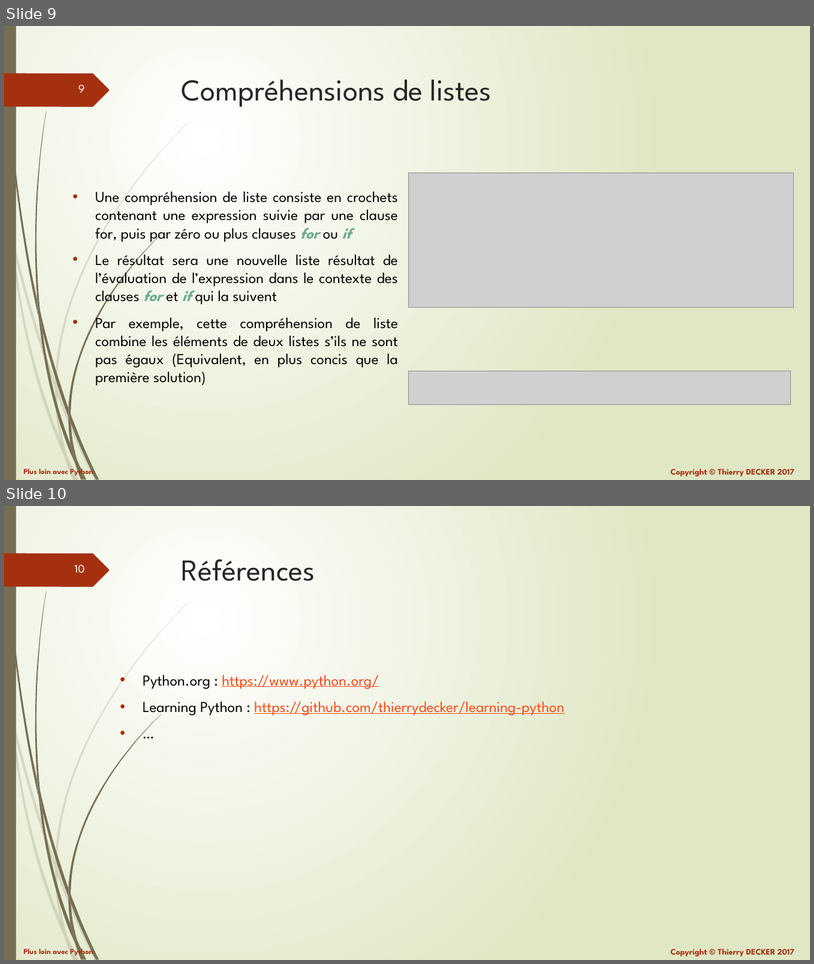
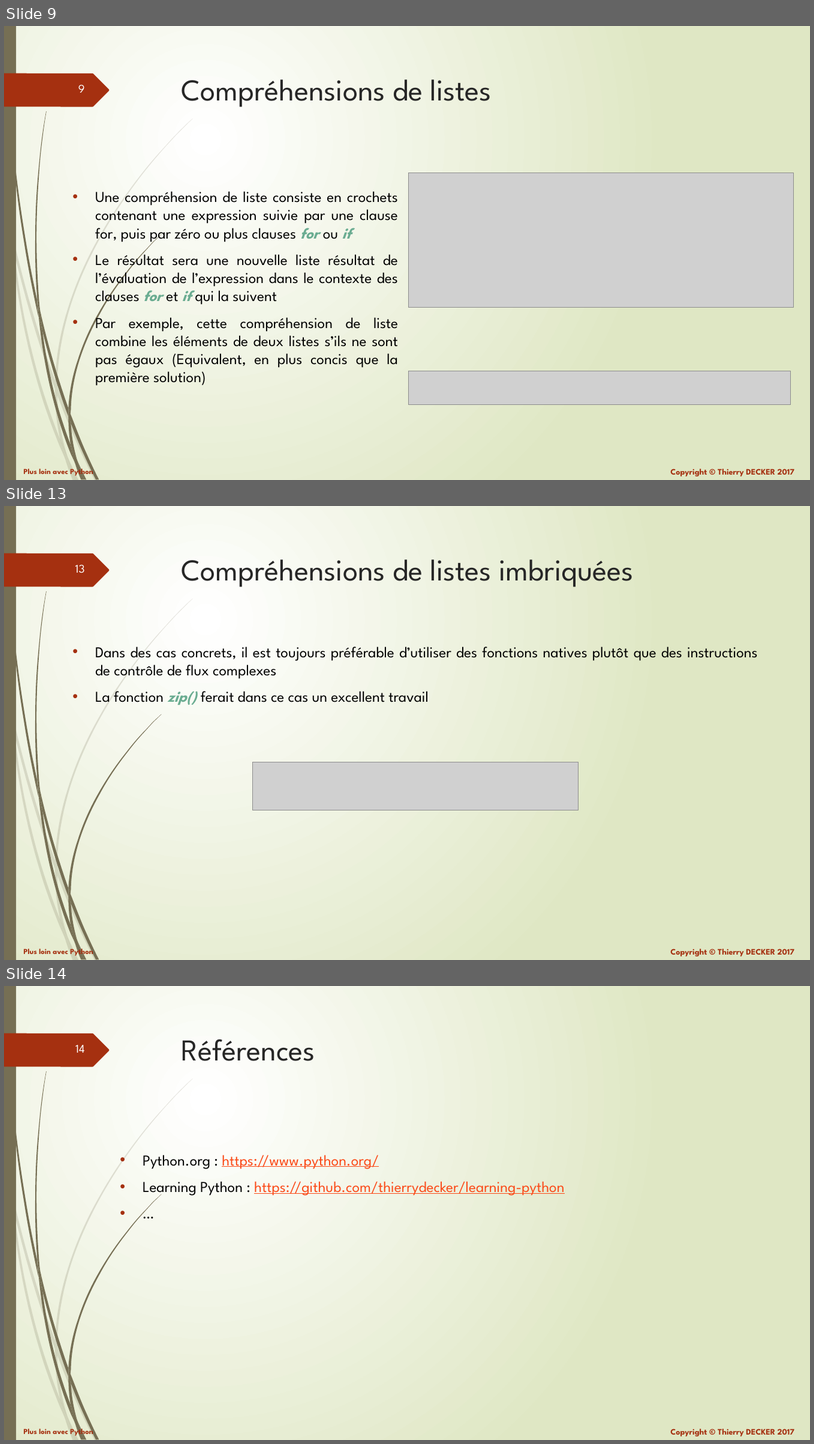
Before and after one commit to VikmanTheRacoon/learning-python, a slide deck: documentations/python-102.pptx. Shown one above the other, each under a label of ours: slides 9 and 10 before the commit, slides 9, 13 and 14 after it; the slides between them are not shown. The pictures are 814x964 and 814x1444 pixels, drawn with LibreOffice and Linux fonts; fonts in the diff are those of the drawing; grey boxes stand for pictures. Boxes give left, top, right and bottom in pixels: in the first picture for what was removed or moved away, otherwise in the second. Text is boxed around its words. In the diff, an @@ line names an element or a change of style, - is before the commit and + after.

```diff
--- a/documentations/python-102.pptx
+++ b/documentations/python-102.pptx
@@ slide 13 added at [4,506,810,960], background gradient #FFFFFF to #DFE8C4; not listed: 27 template elements that a slide beside it also shows @@
@@ title added at [182,559,633,587], 36 pt, text #262626 @@
+Compréhensions de listes imbriquées
@@ text added at [95,646,758,705], 18 pt, text #000000 @@
+• Dans des cas concrets, il est toujours préférable d’utiliser des fonctions natives plutôt que des instructions de contrôle de flux complexes
+• La fonction zip() ferait dans ce cas un excellent travail
@@ picture added at [253,762,579,810] @@
@@ what was slide 10 is now slide 14 @@
@@ page number at [75,1045,85,1053]: text changed @@
-10
+14
```
Also in this commit, not shown: 3 other slides added, 1 other file.
